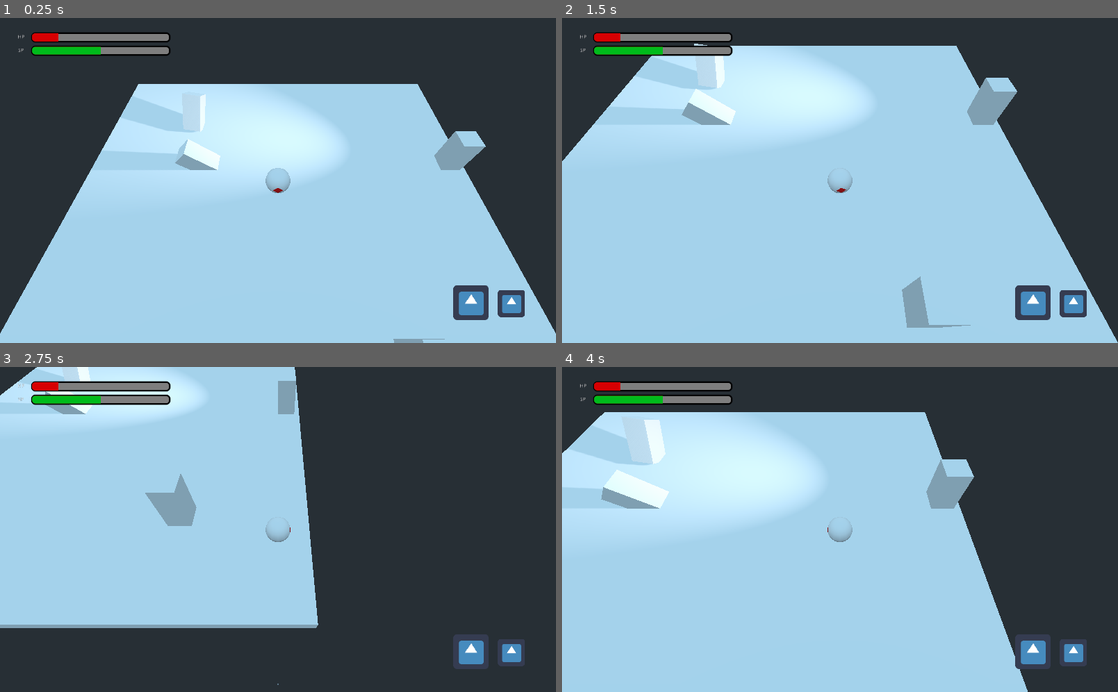
Above: before the commit, frames 1-4 (two rows, left to right).
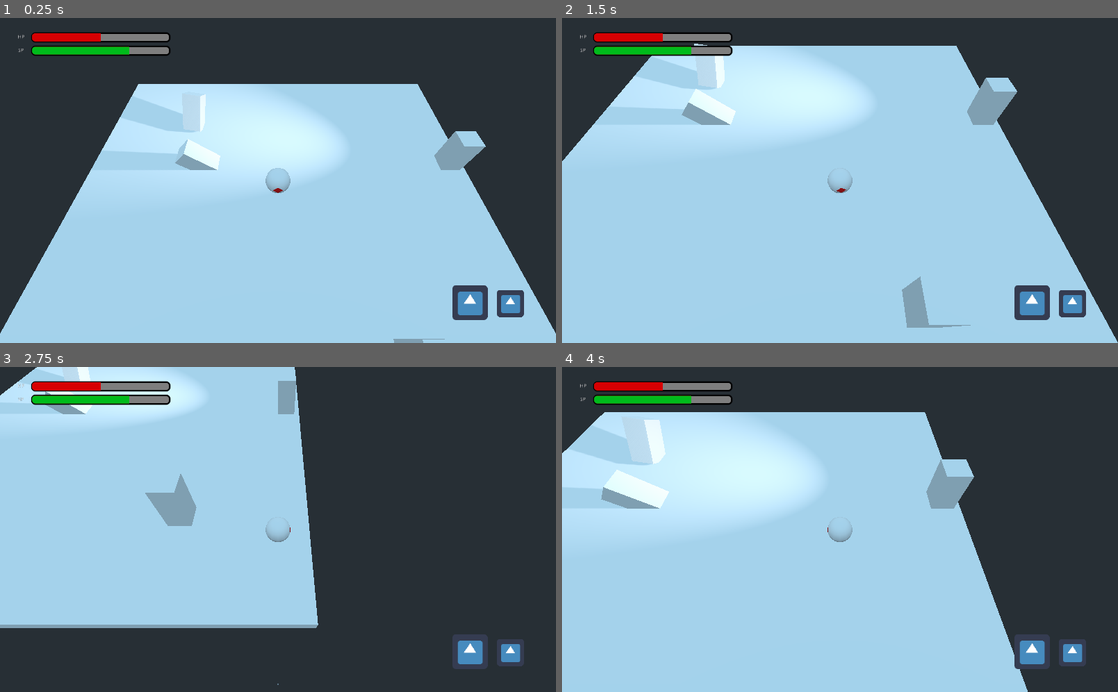
Above: after the commit, the same moments.

Repository: gssales/ProjectDungeon
Game: Godot game, scene res://scenes/TestScene.tscn
Same seed, same stepped clock (60 frames per second), same inputs: the game is played once before the commit and once after it. The engine's default icon, where the game draws it, is replaced by a stand-in: a white triangle on a blue panel in a dark square.
Inputs:
- Up to frame 1 (0.25 s): no input
- Up to frame 2 (1.5 s): hold D (move_right) 0.53-1.28 s; hold S (move_backward) from 1.28 s (still down)
- Up to frame 3 (2.75 s): release S (move_backward) at 2.03 s; hold D (move_right) from 2.03 s (still down)
- Up to frame 4 (4 s): release D (move_right) at 2.78 s; hold W (move_forward) 2.78-3.53 s; hold A (move_left) from 3.53 s (still down)

The runs differ from the first frame. In frame 1, 0.5% of the frame differs, in the area x 10-95%, y 4-93%; in frame 2, 0.5%; in frame 3, 0.5%; in frame 4, 0.5%.

Commit message:
UI v2 and alternative UI option

Diff:
--- /dev/null
+++ b/UI/Game UI/Counter/Counter.tscn
@@ -0,0 +1,47 @@
+[gd_scene load_steps=3 format=2]
+
+[ext_resource path="res://UI/Game UI/Counter/UI_background.png" type="Texture" id=1]
+[ext_resource path="res://UI/Game UI/Counter/HP.png" type="Texture" id=2]
+
+[node name="Counter" type="NinePatchRect"]
+margin_right = 120.0
+margin_bottom = 52.0
+rect_pivot_offset = Vector2( -65, -50 )
+texture = ExtResource( 1 )
+patch_margin_left = 8
+patch_margin_top = 8
+patch_margin_right = 8
+patch_margin_bottom = 8
+__meta__ = {
+"_edit_use_anchors_": false
+}
+
+[node name="Icon" type="TextureRect" parent="."]
+anchor_top = 0.5
+anchor_bottom = 0.5
+margin_left = 9.0
+margin_top = -13.0
+margin_right = 49.0
+margin_bottom = 13.0
+texture = ExtResource( 2 )
+expand = true
+__meta__ = {
+"_edit_use_anchors_": false
+}
+
+[node name="Label" type="Label" parent="."]
+anchor_left = 1.0
+anchor_top = 0.5
+anchor_right = 1.0
+anchor_bottom = 0.5
+margin_left = -68.0
+margin_top = -19.0
+margin_right = -8.0
+margin_bottom = 19.0
+text = "20/100"
+align = 2
+valign = 1
+clip_text = true
+__meta__ = {
+"_edit_use_anchors_": false
+}
--- a/UI/Game UI/Game UI.tscn
+++ b/UI/Game UI/Game_UI.tscn
@@ -1,12 +1,11 @@
 [gd_scene load_steps=5 format=2]
 
-[ext_resource path="res://UI/Game UI/bar_progress2.png" type="Texture" id=1]
-[ext_resource path="res://UI/Game UI/stamina_progress.png" type="Texture" id=2]
-[ext_resource path="res://UI/Game UI/bar_outline2.png" type="Texture" id=3]
+[ext_resource path="res://UI/Game UI/StatusBar/bar_progress2.png" type="Texture" id=1]
+[ext_resource path="res://UI/Game UI/StatusBar/stamina_progress.png" type="Texture" id=2]
+[ext_resource path="res://UI/Game UI/StatusBar/bar_outline2.png" type="Texture" id=3]
+[ext_resource path="res://UI/Game UI/inventory UI/Inventory UI.tscn" type="PackedScene" id=4]
 
-[sub_resource type="AnimatedTexture" id=1]
-
-[node name="Game UI" type="Control"]
+[node name="GameUI_OG" type="Control"]
 anchor_right = 1.0
 anchor_bottom = 1.0
 __meta__ = {
@@ -45,10 +44,12 @@
 margin_left = 44.0
 margin_right = 415.0
 margin_bottom = 31.0
-value = 20.0
+value = 50.0
 texture_under = ExtResource( 3 )
-texture_over = SubResource( 1 )
 texture_progress = ExtResource( 1 )
+__meta__ = {
+"_edit_use_anchors_": false
+}
 
 [node name="StaminaBar" type="HBoxContainer" parent="PlayerStatus"]
 margin_top = 35.0
@@ -73,6 +74,13 @@
 margin_left = 44.0
 margin_right = 415.0
 margin_bottom = 31.0
-value = 50.0
+value = 70.0
 texture_under = ExtResource( 3 )
 texture_progress = ExtResource( 2 )
+
+[node name="Inventory UI" parent="." instance=ExtResource( 4 )]
+anchor_left = 1.0
+anchor_top = 1.0
+margin_left = -1026.0
+margin_top = -600.0
+margin_right = 0.0
--- /dev/null
+++ b/UI/Game UI/Game_UI_TEST.tscn
@@ -0,0 +1,59 @@
+[gd_scene load_steps=4 format=2]
+
+[ext_resource path="res://UI/Game UI/StatusBar/StatusBar.tscn" type="PackedScene" id=1]
+[ext_resource path="res://UI/Game UI/StatusBar/stamina_progress.png" type="Texture" id=2]
+[ext_resource path="res://UI/Game UI/inventory UI/Inventory UI.tscn" type="PackedScene" id=3]
+
+[node name="GameUI_TEST" type="Control"]
+anchor_right = 1.0
+anchor_bottom = 1.0
+__meta__ = {
+"_edit_use_anchors_": false
+}
+
+[node name="PlayerStatus" type="VBoxContainer" parent="."]
+margin_left = 25.0
+margin_top = 25.0
+margin_right = 412.0
+margin_bottom = 65.0
+rect_scale = Vector2( 0.7, 0.7 )
+__meta__ = {
+"_edit_use_anchors_": false
+}
+
+[node name="StatusBar" parent="PlayerStatus" instance=ExtResource( 1 )]
+margin_right = 495.0
+margin_bottom = 31.0
+
+[node name="Counter" parent="PlayerStatus/StatusBar" index="0"]
+margin_bottom = 31.0
+
+[node name="TextureProgress" parent="PlayerStatus/StatusBar" index="1"]
+margin_bottom = 31.0
+value = 20.0
+
+[node name="StatusBar2" parent="PlayerStatus" instance=ExtResource( 1 )]
+margin_top = 35.0
+margin_right = 495.0
+margin_bottom = 66.0
+
+[node name="Counter" parent="PlayerStatus/StatusBar2" index="0"]
+margin_bottom = 31.0
+
+[node name="Label" parent="PlayerStatus/StatusBar2/Counter" index="1"]
+text = "50/100"
+
+[node name="TextureProgress" parent="PlayerStatus/StatusBar2" index="1"]
+margin_bottom = 31.0
+texture_progress = ExtResource( 2 )
+
+[node name="Inventory UI" parent="." instance=ExtResource( 3 )]
+anchor_left = 1.0
+anchor_top = 1.0
+margin_left = -1024.0
+margin_top = -600.0
+
+[editable path="PlayerStatus/StatusBar"]
+[editable path="PlayerStatus/StatusBar/Counter"]
+[editable path="PlayerStatus/StatusBar2"]
+[editable path="PlayerStatus/StatusBar2/Counter"]
--- /dev/null
+++ b/UI/Game UI/StatusBar/StatusBar.tscn
@@ -0,0 +1,24 @@
+[gd_scene load_steps=4 format=2]
+
+[ext_resource path="res://UI/Game UI/Counter/Counter.tscn" type="PackedScene" id=1]
+[ext_resource path="res://UI/Game UI/StatusBar/bar_progress2.png" type="Texture" id=2]
+[ext_resource path="res://UI/Game UI/StatusBar/bar_outline2.png" type="Texture" id=3]
+
+[node name="StatusBar" type="HBoxContainer"]
+margin_right = 435.0
+margin_bottom = 37.0
+__meta__ = {
+"_edit_use_anchors_": false
+}
+
+[node name="Counter" parent="." instance=ExtResource( 1 )]
+margin_bottom = 37.0
+rect_min_size = Vector2( 120, 0 )
+
+[node name="TextureProgress" type="TextureProgress" parent="."]
+margin_left = 124.0
+margin_right = 495.0
+margin_bottom = 37.0
+value = 50.0
+texture_under = ExtResource( 3 )
+texture_progress = ExtResource( 2 )
--- a/player/Player.tscn
+++ b/player/Player.tscn
@@ -1,8 +1,8 @@
 [gd_scene load_steps=7 format=2]
 
 [ext_resource path="res://scripts/Player.gd" type="Script" id=1]
-[ext_resource path="res://UI/Game UI/Game UI.tscn" type="PackedScene" id=2]
-[ext_resource path="res://UI/inventory UI/Inventory UI.tscn" type="PackedScene" id=3]
+[ext_resource path="res://UI/Game UI/Game_UI.tscn" type="PackedScene" id=2]
+[ext_resource path="res://UI/Game UI/Game_UI_TEST.tscn" type="PackedScene" id=3]
 
 [sub_resource type="SphereShape" id=1]
 
@@ -44,6 +44,7 @@
 
 [node name="TweenRotation" type="Tween" parent="Model"]
 
+[node name="GameUI_TEST" parent="." instance=ExtResource( 3 )]
+visible = false
+
 [node name="Game UI" parent="." instance=ExtResource( 2 )]
-
-[node name="Inventory UI" parent="." instance=ExtResource( 3 )]
Binary file added: UI/Game UI/Counter/HP.png
Not shown, added: UI/Game UI/Counter/HP.png.import
Binary file added: UI/Game UI/Counter/UI_background.png
Not shown, changed: UI/Game UI/Counter/UI_background.png.import
Renamed: UI/Game UI/bar_outline.png -> UI/Game UI/StatusBar/bar_outline.png
Not shown, changed: UI/Game UI/StatusBar/bar_outline.png.import
Renamed: UI/Game UI/bar_outline2.png -> UI/Game UI/StatusBar/bar_outline2.png
Not shown, added: UI/Game UI/StatusBar/bar_outline2.png.import
Renamed: UI/Game UI/bar_progress.png -> UI/Game UI/StatusBar/bar_progress.png
Not shown, changed: UI/Game UI/StatusBar/bar_progress.png.import
Renamed: UI/Game UI/bar_progress2.png -> UI/Game UI/StatusBar/bar_progress2.png
Not shown, changed: UI/Game UI/StatusBar/bar_progress2.png.import
(and 3 more such lines)
